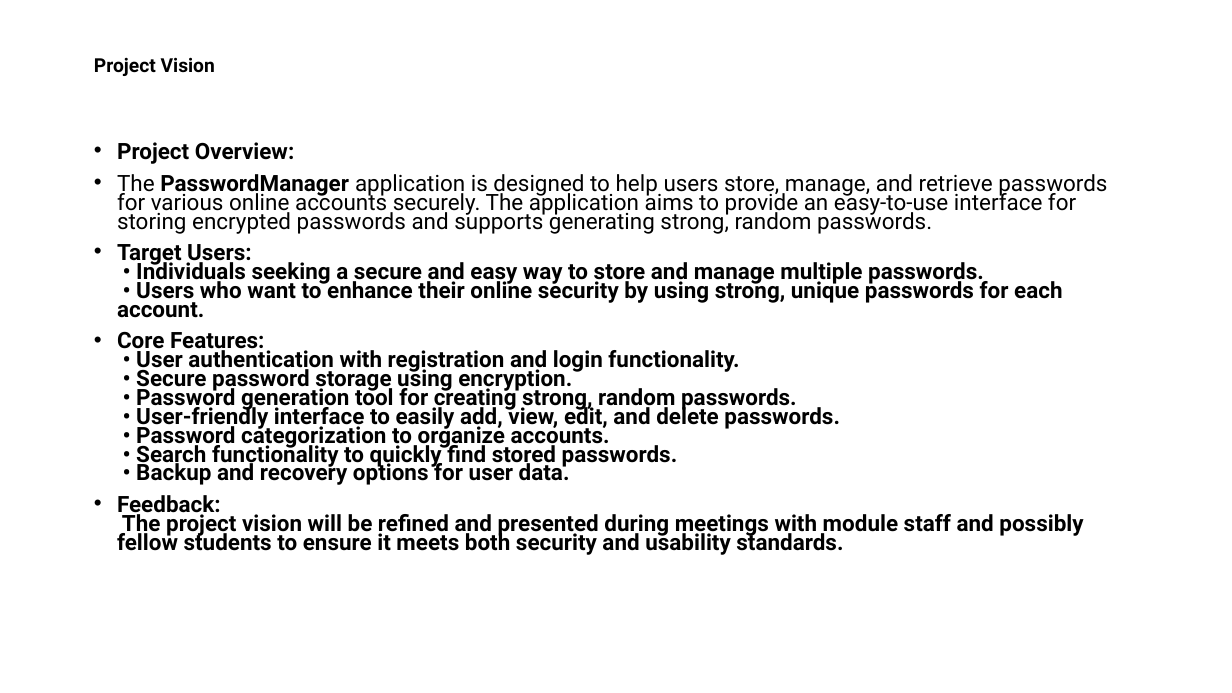
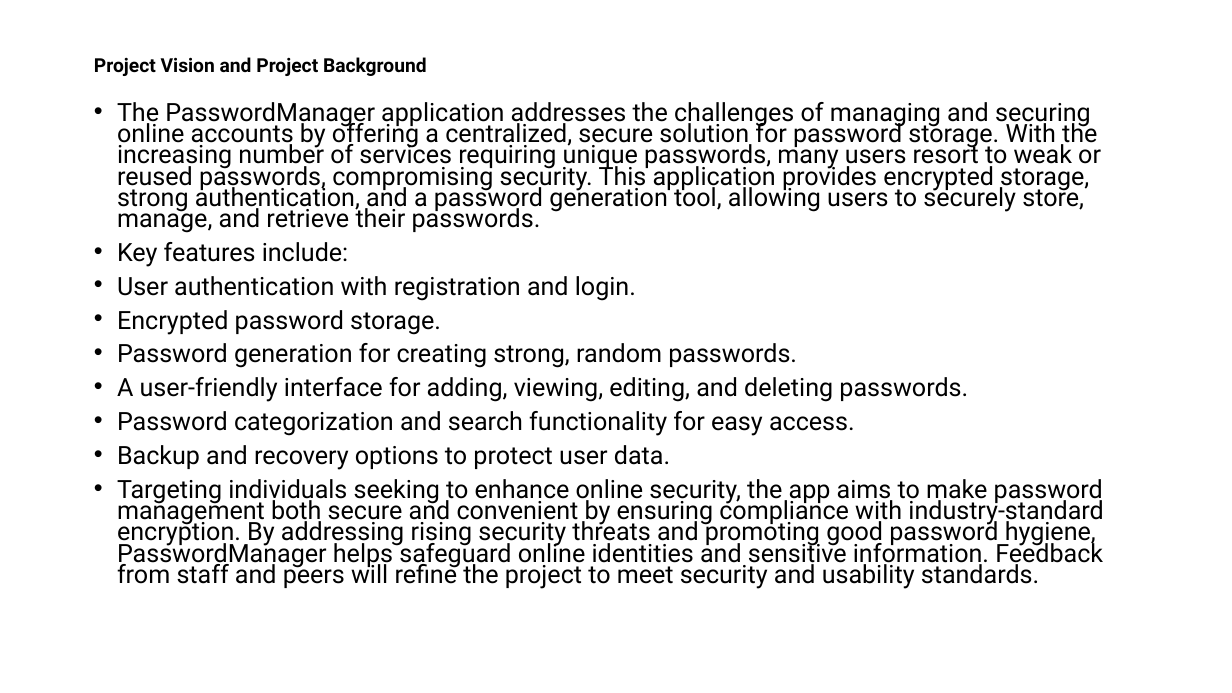
Before and after one commit to OkyanusAlbas/COMP1004SPA, a slide deck: slide 3 of Documents/Presentation1.pptx (slide 4 before the commit). Drawn at 1232x693 pixels with LibreOffice and Linux fonts; fonts in the diff are those of the drawing. Boxes give left, top, right and bottom in pixels: in the first picture for what was removed or moved away, otherwise in the second. Text is boxed around its words. In the diff, an @@ line names an element or a change of style, - is before the commit and + after.

```diff
--- a/Documents/Presentation1.pptx
+++ b/Documents/Presentation1.pptx
@@ title at (94, 57, 427, 76): text changed @@
-Project Vision
+Project Vision and Project Background
@@ text at (117, 102, 1103, 589): text changed; size 17.5 to 19.6 pt; bold off @@
-• Project Overview:
-• The PasswordManager application is designed to help users store, manage, and retrieve passwords for various online accounts securely. The application aims to provide an easy-to-use interface for storing encrypted passwords and supports generating strong, random passwords.
-• Target Users:
-  • Individuals seeking a secure and easy way to store and manage multiple passwords.
-  • Users who want to enhance their online security by using strong, unique passwords for each account.
-• Core Features:
-  • User authentication with registration and login functionality.
-  • Secure password storage using encryption.
-  • Password generation tool for creating strong, random passwords.
-  • User-friendly interface to easily add, view, edit, and delete passwords.
-  • Password categorization to organize accounts.
-  • Search functionality to quickly find stored passwords.
-  • Backup and recovery options for user data.
-• Feedback:
-  The project vision will be refined and presented during meetings with module staff and possibly fellow students to ensure it meets both security and usability standards.
+• The PasswordManager application addresses the challenges of managing and securing online accounts by offering a centralized, secure solution for password storage. With the increasing number of services requiring unique passwords, many users resort to weak or reused passwords, compromising security. This application provides encrypted storage, strong authentication, and a password generation tool, allowing users to securely store, manage, and retrieve their passwords.
+• Key features include:
+• User authentication with registration and login.
+• Encrypted password storage.
+• Password generation for creating strong, random passwords.
+• A user-friendly interface for adding, viewing, editing, and deleting passwords.
+• Password categorization and search functionality for easy access.
+• Backup and recovery options to protect user data.
+• Targeting individuals seeking to enhance online security, the app aims to make password management both secure and convenient by ensuring compliance with industry-standard encryption. By addressing rising security threats and promoting good password hygiene, PasswordManager helps safeguard online identities and sensitive information. Feedback from staff and peers will refine the project to meet security and usability standards.
```
Also in this commit, not shown: 5 other slides changed, 3 slides added, 5 slides removed, 10 other files.
